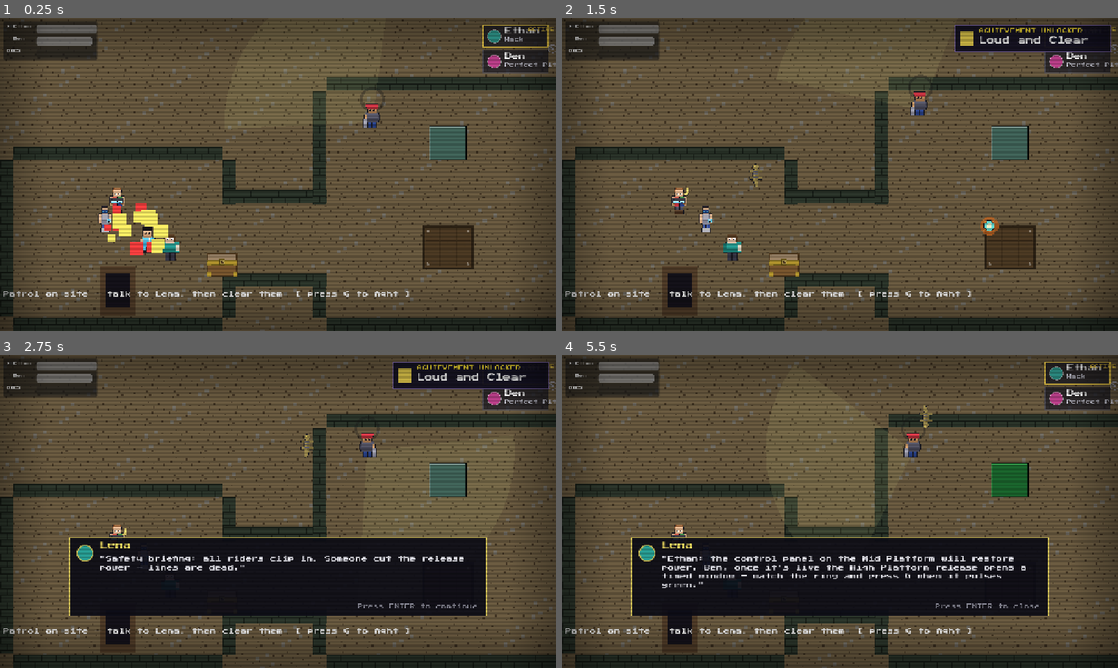
Above: before the commit, frames 1-4 (two rows, left to right).
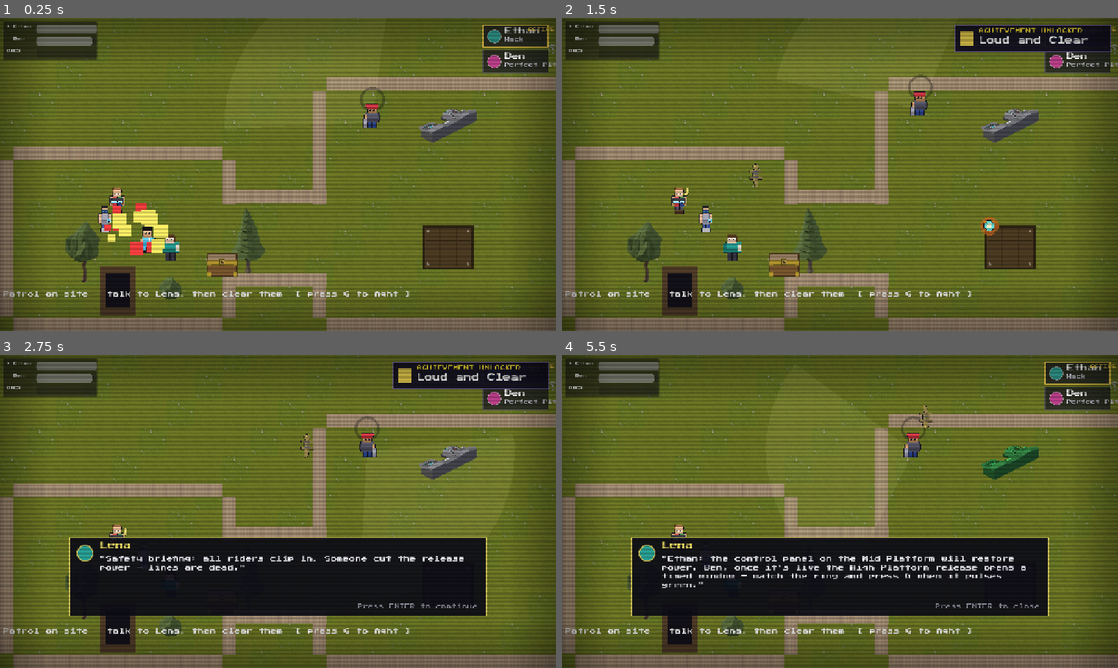
Above: after the commit, the same moments.

Repository: dougreichard/rpg_game
Game: Godot game, scene res://scenes/levels/ZipLinePark.tscn
Two runs of this game, one before a commit and one after it. Both use one fixed random seed, a clock stepped at 60 frames per second and the inputs below. This scene is started directly instead of the project's main scene.
Inputs (mouse positions are in pixels of both pictures, inside the frame that each line leads up to):
- Up to frame 1 (0.25 s): no input
- Up to frame 2 (1.5 s): tap G (special) at 0.5, 1.25 s; move the mouse to (962, 158) at 0.52 s; hold D (move_right) 0.53-1.25 s; hold F (attack) 0.53-1.25 s; click (962, 158) at 0.67 s; tap Enter (ui_accept) at 0.77 s; drag from (728, 190) to (917, 102) at 1.27 s
- Up to frame 3 (2.75 s): tap G (special) at 2 s; move the mouse to (333, 442) at 2.02 s; hold D (move_right) from 2.03 s (still down); tap V (dash) at 2.1 s
- Up to frame 4 (5.5 s): release D (move_right) at 2.75 s; tap G (special) at 2.75, 3.5, 4.25 s; drag from (812, 574) to (678, 539) at 2.77 s; move the mouse to (1006, 558) at 3.52 s; hold A (move_left) 3.53-4.25 s; tap Tab (swap) at 3.6 s; tap Enter (ui_accept) at 3.77 s; drag from (673, 464) to (678, 545) at 4.27 s; move the mouse to (867, 511) at 5.02 s; hold S (move_down) from 5.03 s (still down); tap Alt at 5.1 s; click (867, 511) at 5.17 s

The runs differ from the first frame. In frame 1, 56% of the frame differs, in the area x 0-100%, y 0-100%; in frame 2, 56%; in frame 3, 44%; in frame 4, 45%.

Commit message:
Zip Line Park: Synty grass park
Twelfth Phase 3 level. Grass floor + wood fence; reused trees/bushes dress
the park. The Mid-Platform panel Ethan hacks is a SciFi control panel; the
timed High-Platform release stays PlaceholderArt.

Co-Authored-By: Claude Opus 4.8 <noreply@anthropic.com>

Diff:
--- a/scripts/levels/zip_line_park.gd
+++ b/scripts/levels/zip_line_park.gd
@@ -7,9 +7,22 @@
 const FLOOR_ACCENT_COLOR: Color = Color(0.55, 0.50, 0.30)
 const FLOOR_COLS: int = 30
 const FLOOR_ROWS: int = 17
-const FLOOR_TILE_PLAIN: Vector2i = Vector2i(0, 3)
-const FLOOR_TILE_ACCENT: Vector2i = Vector2i(1, 3)
+const FLOOR_TILE_PLAIN: Vector2i = Vector2i(0, 0)
+const FLOOR_TILE_ACCENT: Vector2i = Vector2i(1, 0)
 const FLOOR_ACCENT_PERIOD: int = 4
+# Synty 2.5D park (see docs/synty_2_5d_art_plan.md): grass floor + wood fence;
+# trees/bushes. The Mid-Platform panel Ethan hacks is a SciFi control panel.
+const SYNTY_FLOOR: String = "res://assets/art/tiles/synty_floor_grass.png"
+const SYNTY_WALL: String = "res://assets/art/tiles/synty_wall_wood.png"
+const PANEL_BILLBOARD: String = "res://assets/art/synty/props/scifi_console.png"
+# [name, x, y, on-screen height px] park dressing.
+const PARK_PROPS: Array = [
+	["tree_01", 120, 480, 70],
+	["tree_pine", 310, 470, 76],
+	["tree_01", 820, 490, 66],
+	["bush_01", 220, 500, 26],
+	["bush_01", 700, 510, 26],
+]
 
 const GRUNT_SCENE: PackedScene = preload("res://scenes/enemies/Grunt.tscn")
 const RUNNER_SCENE: PackedScene = preload("res://scenes/enemies/Runner.tscn")
@@ -187,20 +200,32 @@
 # two-bridge layout (20 wall segments) needed zero changes here, only more
 # .tscn nodes.
 func _build_walls() -> void:
-	var wall_color: Color = FLOOR_BASE_COLOR.darkened(0.35)
+	var wall_tex: Texture2D = PlaceholderArt.make_synty_wall_tile(SYNTY_WALL)
 	for wall in $Walls.get_children():
 		if not wall is StaticBody2D:
 			continue
 		var shape: CollisionShape2D = wall.get_node("CollisionShape2D")
 		var rect: RectangleShape2D = shape.shape
 		var sprite := Sprite2D.new()
-		sprite.texture = PlaceholderArt.make_wall_texture(wall_color, int(rect.size.x), int(rect.size.y))
+		sprite.texture = wall_tex
+		sprite.texture_repeat = CanvasItem.TEXTURE_REPEAT_ENABLED
+		sprite.region_enabled = true
+		sprite.region_rect = Rect2(0.0, 0.0, rect.size.x, rect.size.y)
 		wall.add_child(sprite)
+
+func _apply_synty_billboard(spr: Sprite2D, path: String, target_h: float) -> bool:
+	if not ResourceLoader.exists(path):
+		return false
+	var tex: Texture2D = load(path)
+	spr.texture = tex
+	spr.offset = Vector2(0.0, -tex.get_height() / 2.0)
+	spr.scale = Vector2.ONE * (target_h / float(tex.get_height()))
+	return true
 
 func _build_floor() -> void:
 	var tile_map := TileMap.new()
 	tile_map.name = "Floor"
-	tile_map.tile_set = PlaceholderArt.make_hb_tileset()
+	tile_map.tile_set = PlaceholderArt.make_synty_floor_tileset(SYNTY_FLOOR)
 	add_child(tile_map)
 	move_child(tile_map, 0)
 	tile_map.position = Vector2(CAMERA_LIMIT_LEFT, CAMERA_LIMIT_TOP)
@@ -211,9 +236,16 @@
 
 func _create_panel() -> void:
 	_panel_sprite = Sprite2D.new()
-	_panel_sprite.texture = PlaceholderArt.make_gate_texture(Color(0.26, 0.4, 0.36), 44, 40)
+	if not _apply_synty_billboard(_panel_sprite, PANEL_BILLBOARD, 40.0):
+		_panel_sprite.texture = PlaceholderArt.make_gate_texture(Color(0.26, 0.4, 0.36), 44, 40)
 	_panel_sprite.position = PANEL_POS
 	add_child(_panel_sprite)
+	# Park dressing (reused Synty tree/bush billboards).
+	for p: Array in PARK_PROPS:
+		var spr := Sprite2D.new()
+		if _apply_synty_billboard(spr, "res://assets/art/synty/props/%s.png" % p[0], float(p[3])):
+			spr.position = Vector2(float(p[1]), float(p[2]))
+			add_child(spr)
 
 func _create_release() -> void:
 	_release_sprite = Sprite2D.new()
Binary file added: assets/art/tiles/synty_floor_grass.png
Not shown, added: assets/art/tiles/synty_floor_grass.png.import
